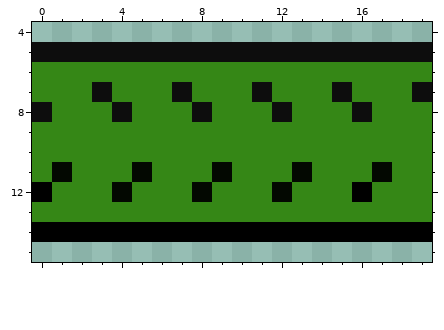
Two versions of one pixel-art sprite, images/snakeBodyHORIR.png. The first picture shows the starting point.
The file is 20x20 pixels. Pixels under 10% opacity are left out. Shown: x 0..19, y 4..15.
And afterwards:
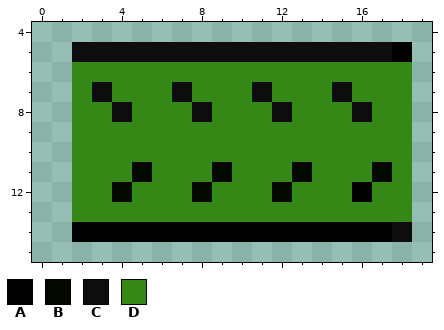
Palette (. is transparent): A #000000  B #030801  C #0d0d0d  D #358716
The edit:
y 5: x 0..1 CC -> ..; x 18..19 CC -> A.
y 6: x 0..1 DD -> ..; x 19 D -> .
y 7: x 0..1 DD -> ..; x 19 C -> .
y 8: x 0..1 CD -> ..; x 19 D -> .
y 9..10: x 0..1 DD -> ..; x 19 D -> .
y 11: x 0..1 DB -> ..; x 19 D -> .
y 12: x 0..1 AD -> ..; x 19 D -> .
y 13: x 0..1 DD -> ..; x 19 D -> .
y 14: x 0..1 AA -> ..; x 18..19 AA -> C.
